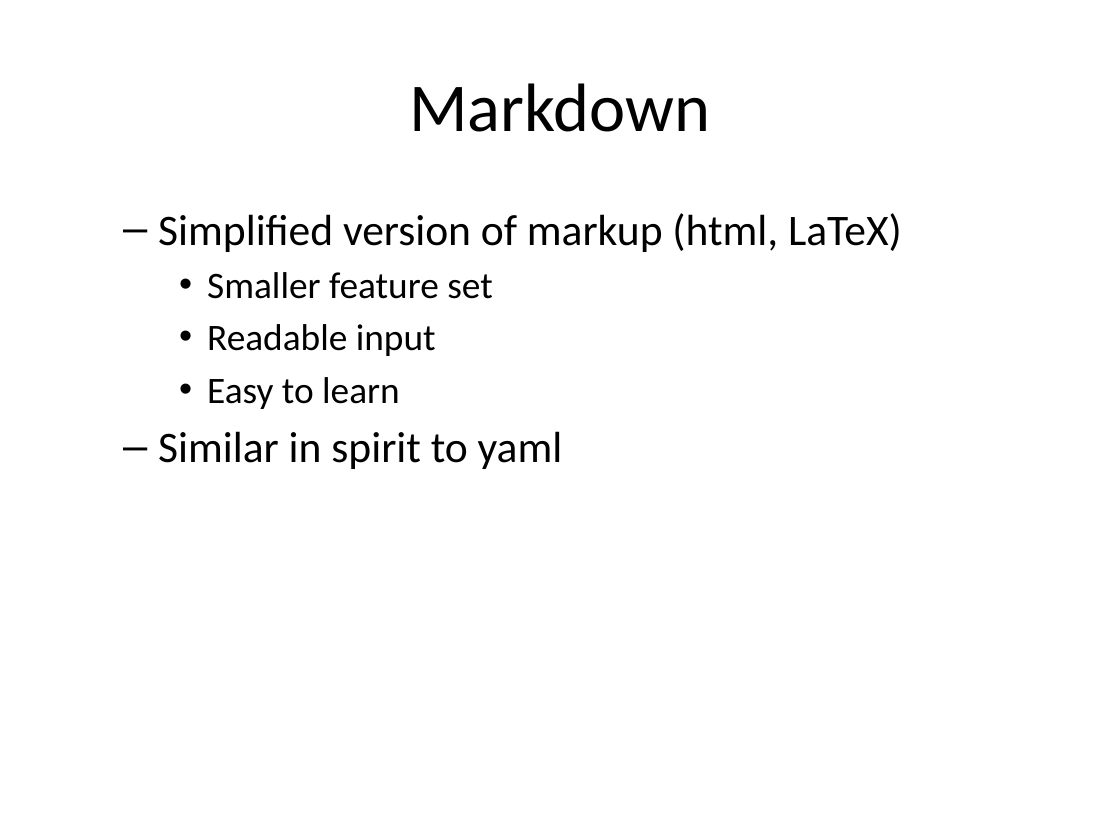
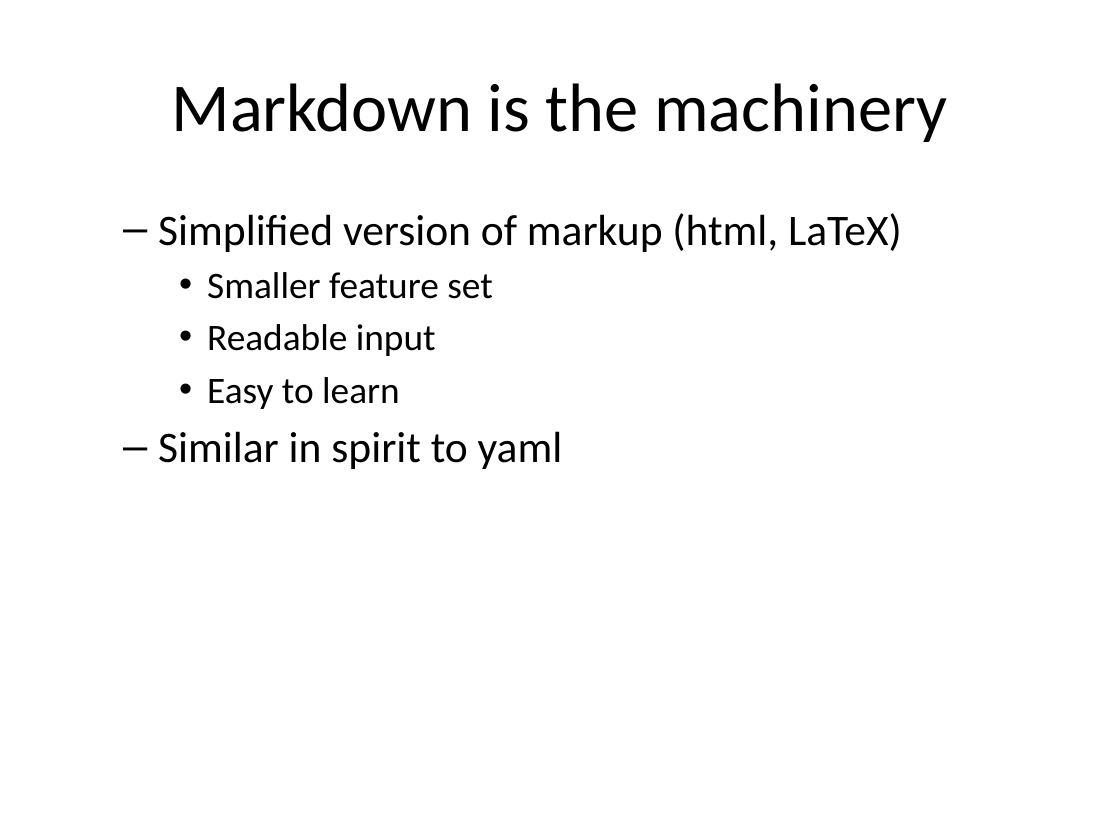
Before and after one commit to pmean/posters-with-pagedown, a slide deck: slide 11 of src/posters.pptx. Drawn at 1120x840 pixels with LibreOffice and Linux fonts; fonts in the diff are those of the drawing. Boxes give left, top, right and bottom in pixels: in the first picture for what was removed or moved away, otherwise in the second. Text is boxed around its words. In the diff, an @@ line names an element or a change of style, - is before the commit and + after.

Commit message:
Integrated text from poster-jacobs

```diff
--- a/src/posters.pptx
+++ b/src/posters.pptx
@@ title at bbox=[172, 83, 947, 142]: text changed @@
-Markdown
+Markdown is the machinery
```
Also in this commit, not shown: 2 other slides changed, 20 slides added, 7 other files.
